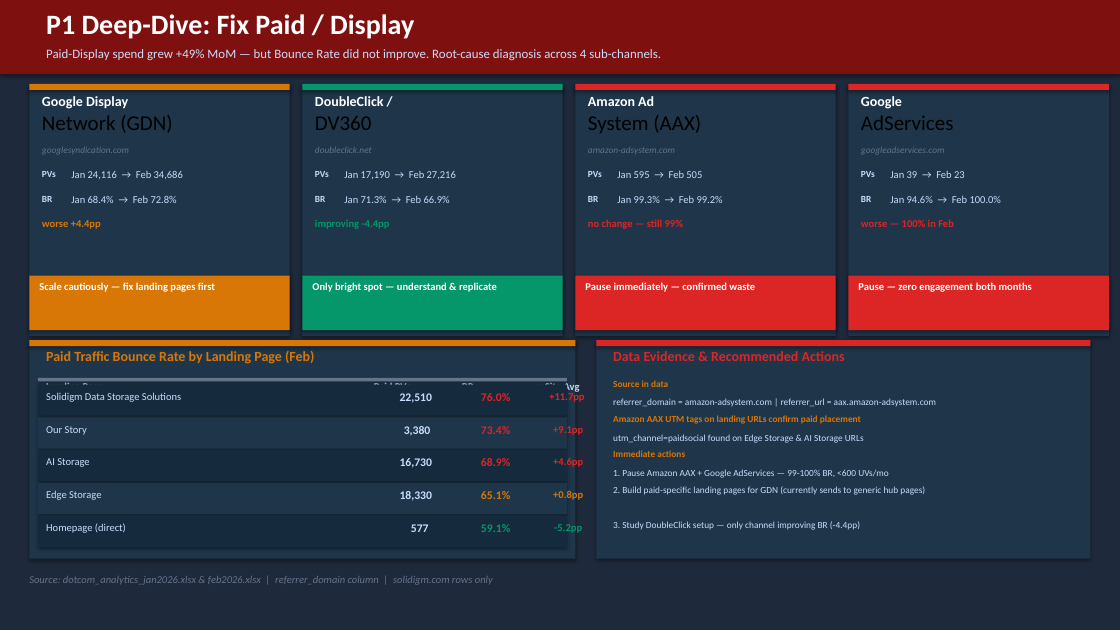
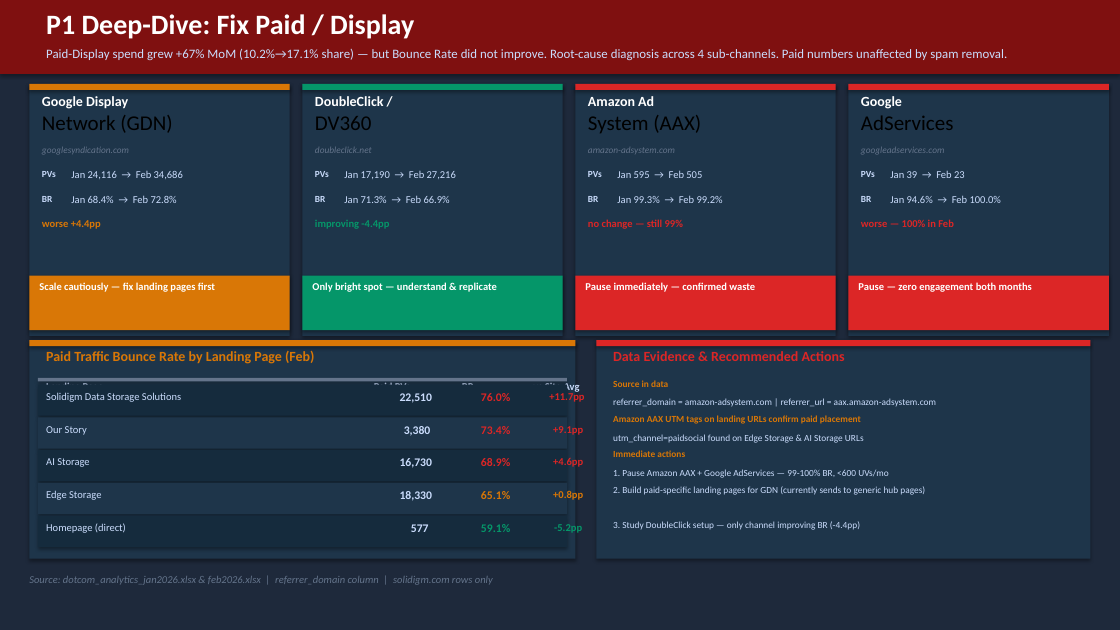
Before and after one commit to durgaguthi/AI, a slide deck: slide 3 of webanalytics/Solidigm_Analytics_Report_JanFeb_FY26.pptx. Drawn at 1120x630 pixels with LibreOffice and Linux fonts; fonts in the diff are those of the drawing. Boxes give left, top, right and bottom in pixels: in the first picture for what was removed or moved away, otherwise in the second. Text is boxed around its words. In the diff, an @@ line names an element or a change of style, - is before the commit and + after.

```diff
--- a/webanalytics/Solidigm_Analytics_Report_JanFeb_FY26.pptx
+++ b/webanalytics/Solidigm_Analytics_Report_JanFeb_FY26.pptx
@@ text at [46, 49, 1008, 60]: text changed @@
-Paid-Display spend grew +49% MoM — but Bounce Rate did not improve. Root-cause diagnosis across 4 sub-channels.
+Paid-Display spend grew +67% MoM (10.2%→17.1% share) — but Bounce Rate did not improve. Root-cause diagnosis across 4 sub-channels. Paid numbers unaffected by spam removal.
```
Also in this commit, not shown: 12 other slides changed, 1 other file.
